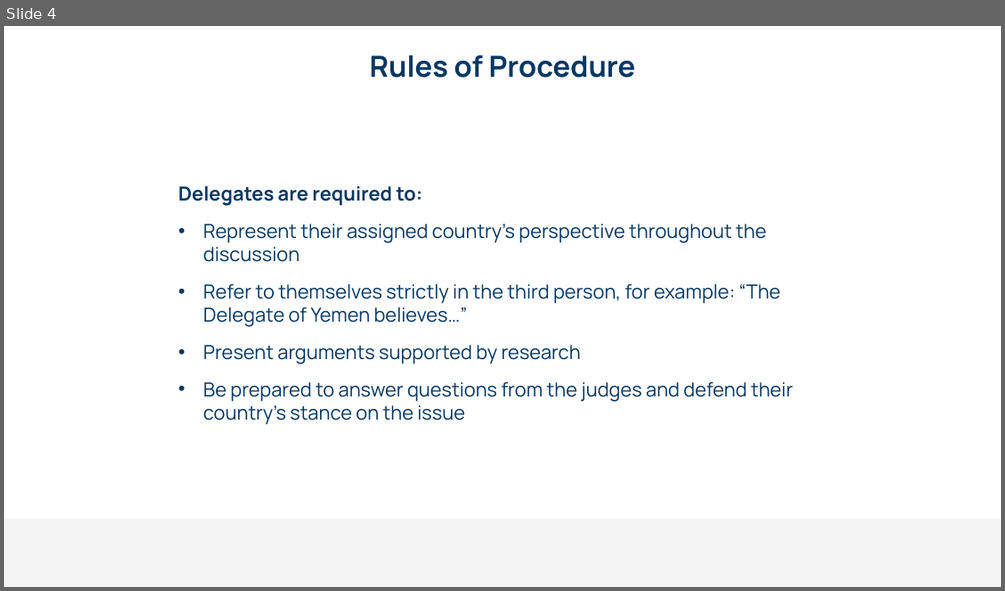
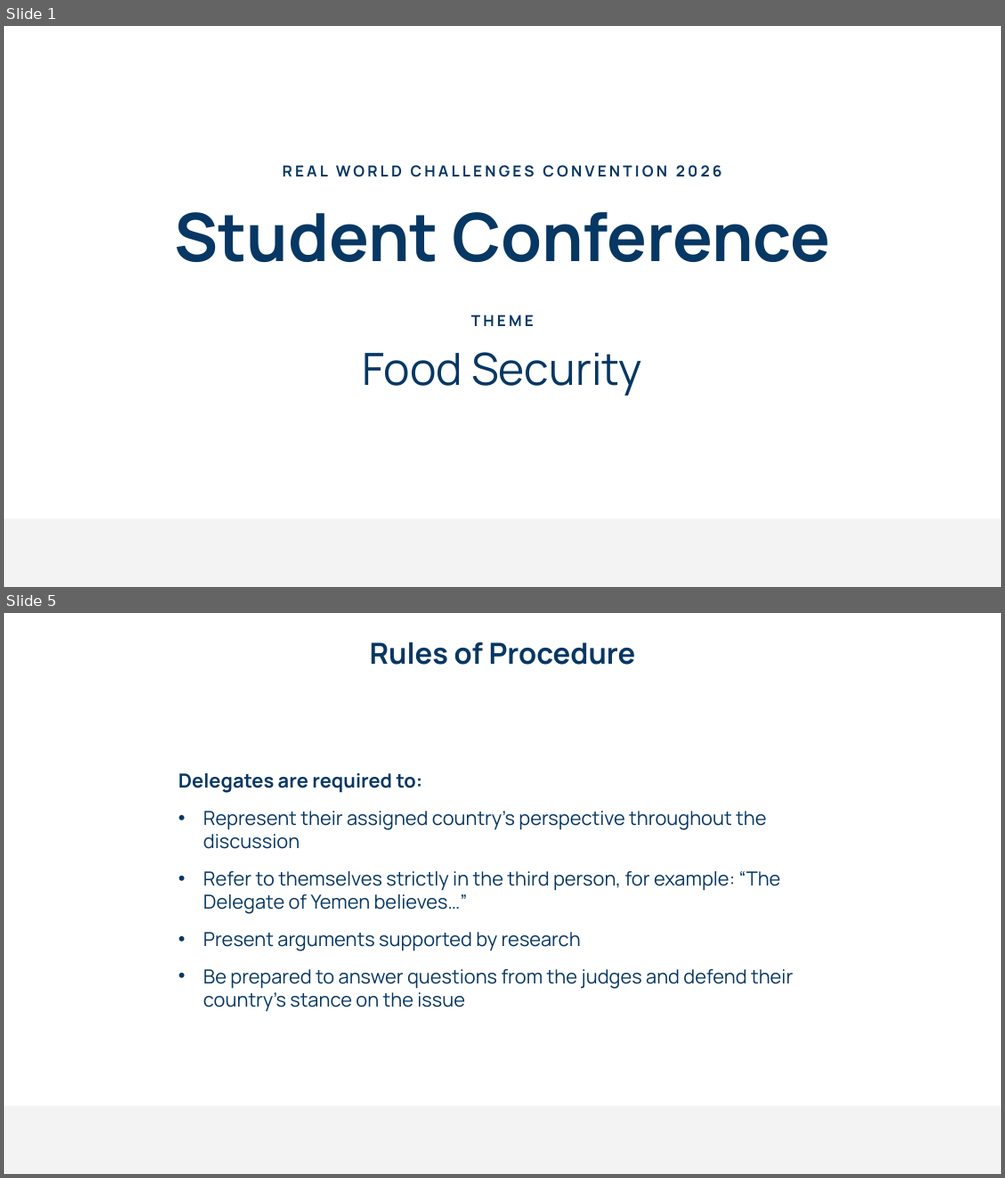
Before and after one commit to itzpranav101/rooted-sg, a slide deck: deliverables/RWCC 2026 - Student Conf (formatted).pptx. Shown one above the other, each under a label of ours: slide 4 before the commit, slides 1 and 5 after it; the slides between them are not shown. The pictures are 1005x591 and 1005x1178 pixels, drawn with LibreOffice and Linux fonts; fonts in the diff are those of the drawing; background and template pictures are left out. Boxes give left, top, right and bottom in pixels: in the first picture for what was removed or moved away, otherwise in the second. Text is boxed around its words. In the diff, an @@ line names an element or a change of style, - is before the commit and + after.

```diff
--- a/deliverables/RWCC 2026 - Student Conf (formatted).pptx
+++ b/deliverables/RWCC 2026 - Student Conf (formatted).pptx
@@ slide 1 added at [4,26,1001,587], background picture (left out); not listed: 1 template element that a slide beside it also shows @@
@@ text added at [283,165,722,177], 11 pt, text #073763, bold @@
+REAL WORLD CHALLENGES CONVENTION 2026
@@ text added at [174,212,830,262], 48 pt, text #073763, bold @@
+Student Conference
@@ text added at [471,314,534,326], 11 pt, text #073763, bold @@
+THEME
@@ text added at [362,352,642,395], 32 pt, text #073763 @@
+Food Security
@@ what was slide 4 is now slide 5 @@
```
Also in this commit, not shown: 5 slides changed.
